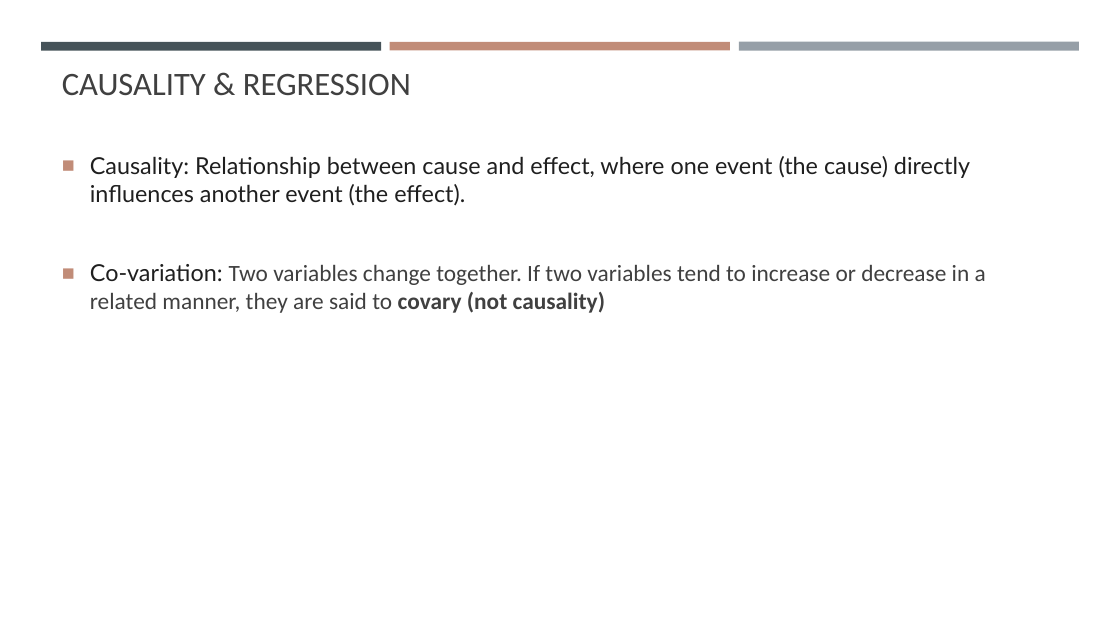
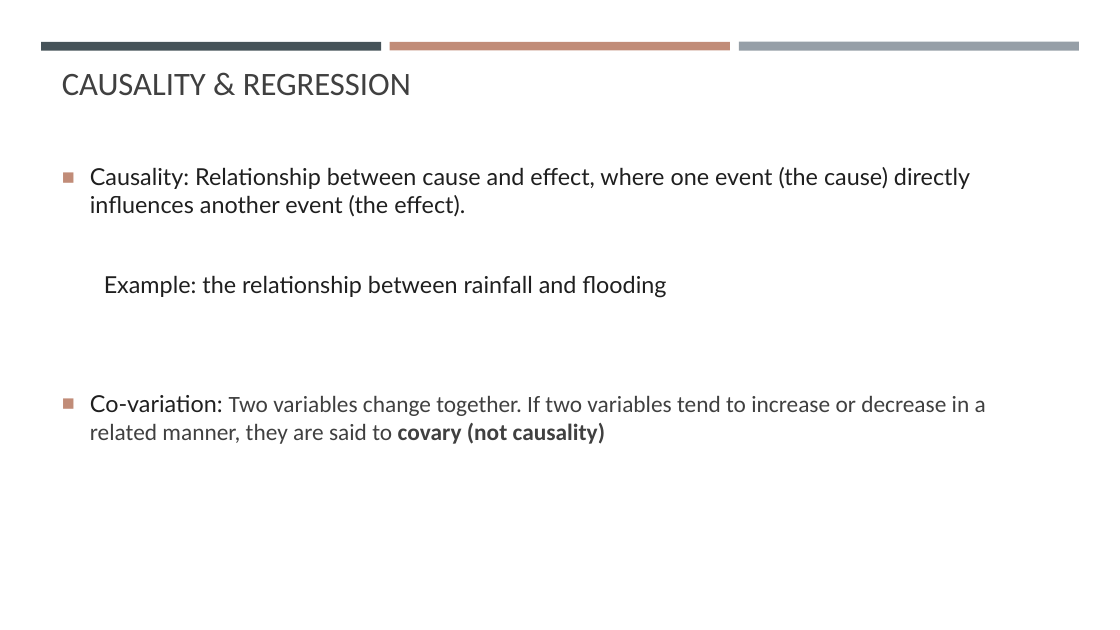
Before and after one commit to gisynw/geog-247, a slide deck: slide 3 of docs/Lectures/Week04/Week04_BivariateRegression.pptx. Drawn at 1120x630 pixels with LibreOffice and Linux fonts; fonts in the diff are those of the drawing. Boxes give left, top, right and bottom in pixels: in the first picture for what was removed or moved away, otherwise in the second. Text is boxed around its words. In the diff, an @@ line names an element or a change of style, - is before the commit and + after.

```diff
--- a/docs/Lectures/Week04/Week04_BivariateRegression.pptx
+++ b/docs/Lectures/Week04/Week04_BivariateRegression.pptx
@@ text at box(104, 275, 666, 298): paragraph added @@
+Example: the relationship between rainfall and flooding
```
Also in this commit, not shown: 5 other slides changed, 3 slides added, 3 slides removed, 2 other files.
